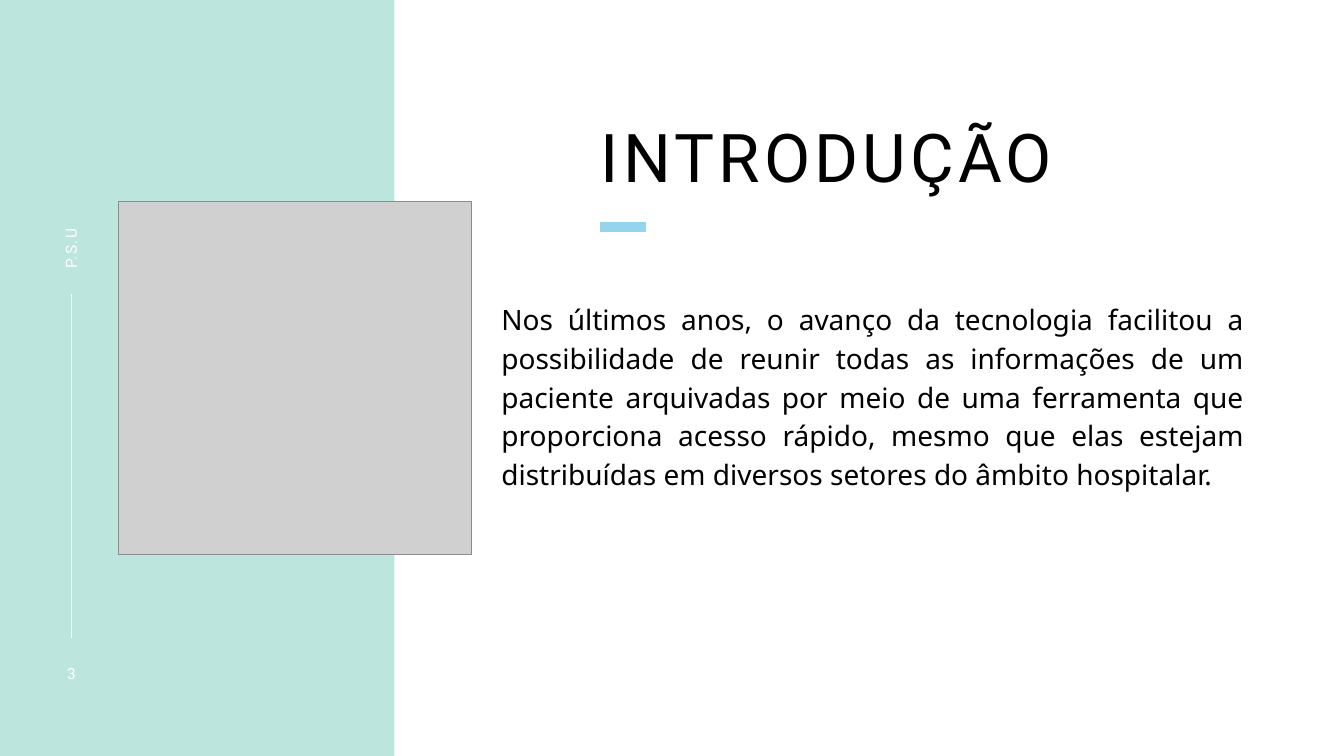
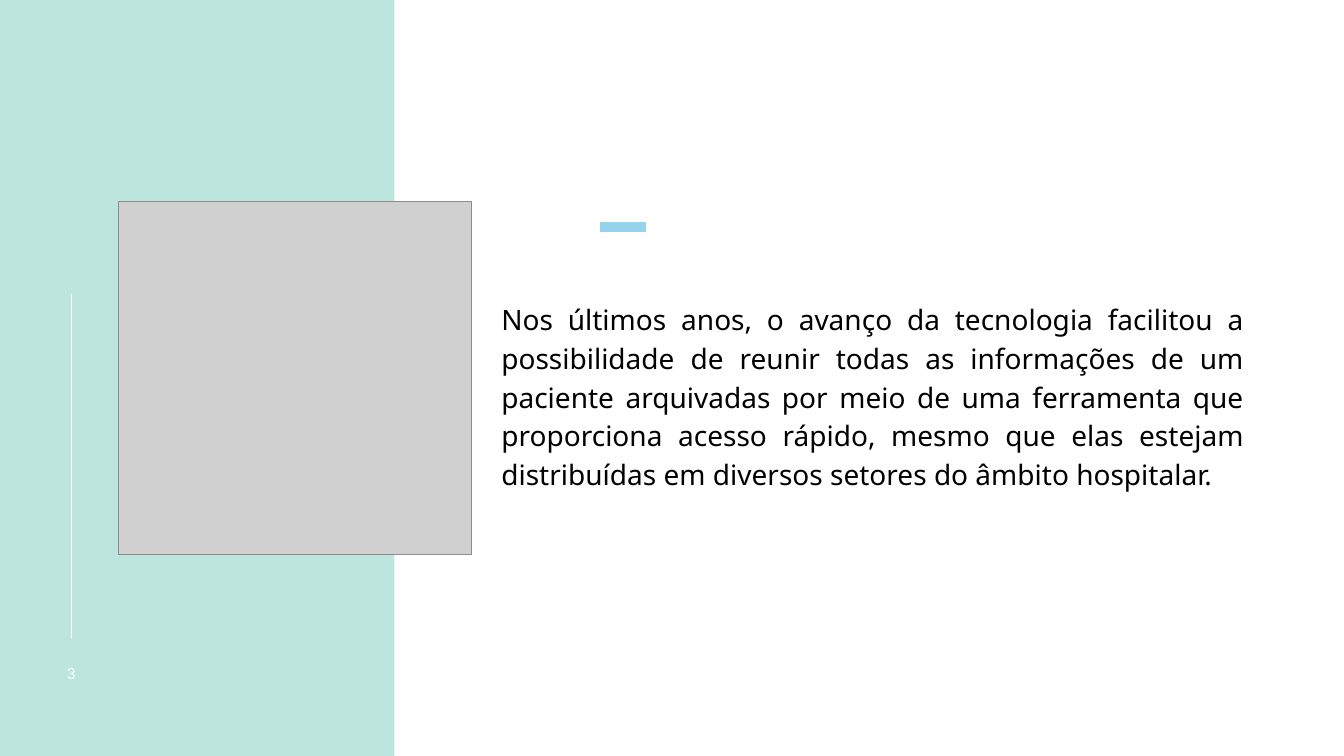
Before and after one commit to tbgbarros/PI-2-DSM2SEM, a slide deck: slide 3 of APRESENTAÇÕES/PSU.pptx. Drawn at 1344x756 pixels with LibreOffice and Linux fonts; fonts in the diff are those of the drawing; grey boxes stand for pictures. Boxes give left, top, right and bottom in pixels: in the first picture for what was removed or moved away, otherwise in the second. Text is boxed around its words. In the diff, an @@ line names an element or a change of style, - is before the commit and + after.

```diff
--- a/APRESENTAÇÕES/PSU.pptx
+++ b/APRESENTAÇÕES/PSU.pptx
@@ title removed at (601, 122, 1052, 197) @@
-INTRODUÇÃO
@@ text removed at (61, 233, 81, 267) @@
-P.S.U
```
Also in this commit, not shown: 6 other slides changed.
